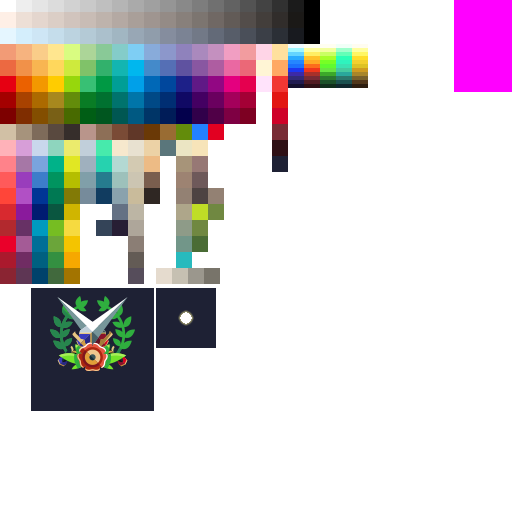
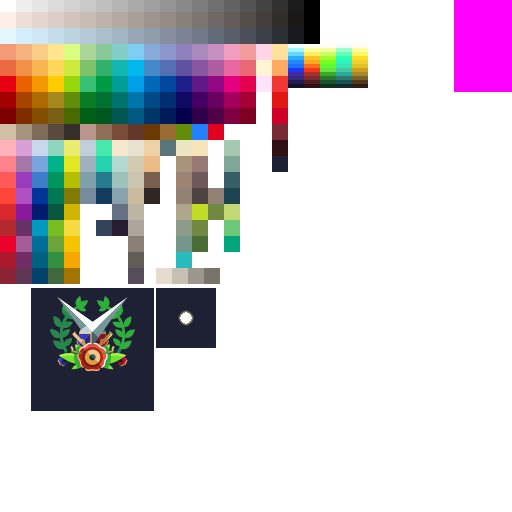
Before/after of a 512 x 512 layered artwork. What changed in the layer stack:
added layer "Layer 10" above "Layer 6" over [224, 140, 240, 252]
